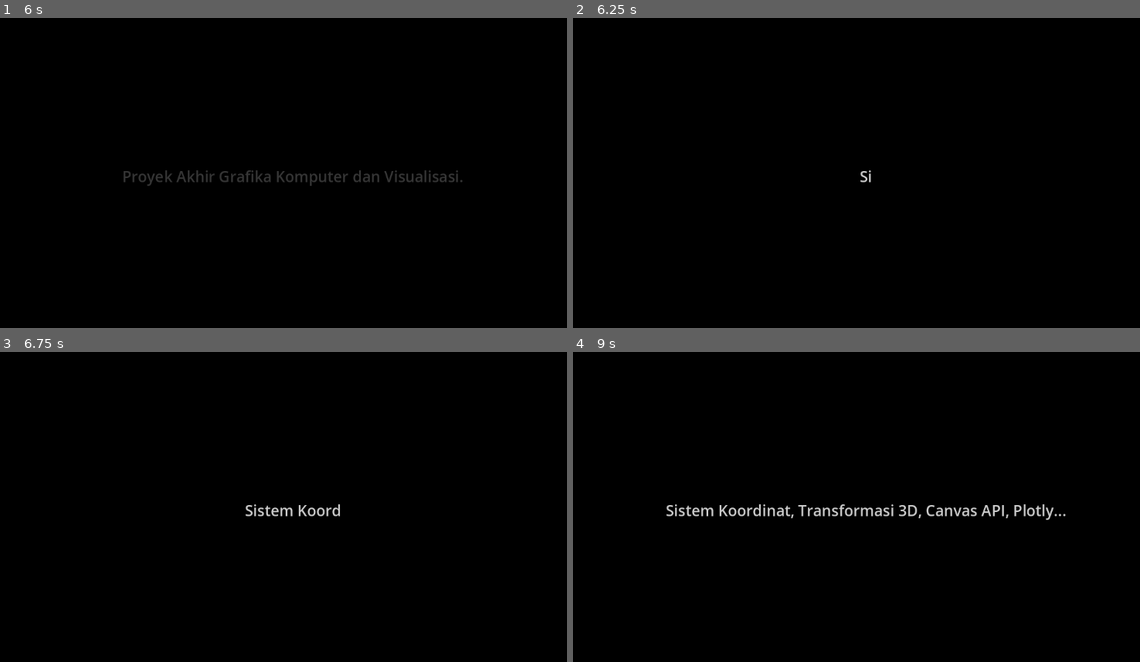
Above: before the commit, frames 1-4 (two rows, left to right).
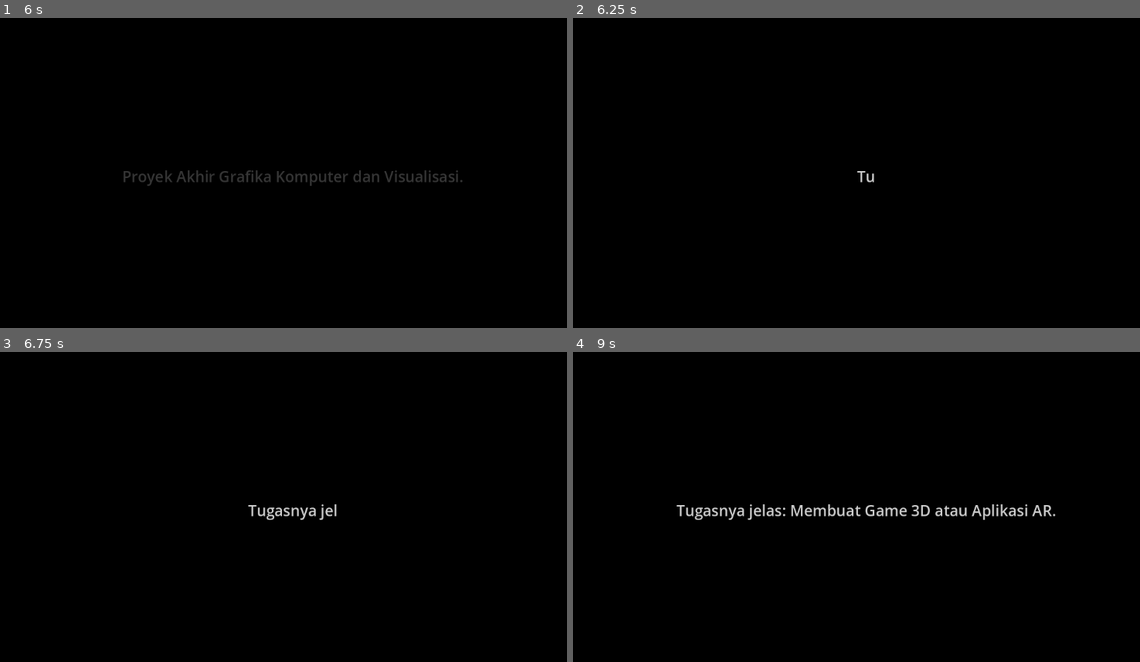
Above: after the commit, the same moments.

Repository: CahyoAditya/Deadline-Slayer-The-Ilham-Effect
Game: Godot game, scene res://Scenes/MainMenu.tscn
The game is run twice, just before and just after one commit, with the same random seed, the same clock (stepped at 60 frames per second) and the same inputs.
Inputs (mouse positions are in pixels of both pictures, inside the frame that each line leads up to):
- Up to frame 1 (6 s): click "New Game" at 0.5 s; click "New Game" at 1.25 s; tap Enter (ui_accept) at 2, 2.27, 5, 5.27 s; move the mouse to (430, 160) at 2.02 s; hold D (move_right) 2.03-2.75 s; hold F (flashlight) 2.03-2.75 s; click (430, 160) at 2.17 s; drag from (170, 194) to (260, 247) at 2.77 s; move the mouse to (357, 101) at 3.52 s; hold D (move_right) 3.53-4.25 s; tap V at 3.6 s; drag from (260, 247) to (107, 123) at 4.27 s; move the mouse to (476, 228) at 5.02 s; hold A (move_left) 5.03-5.75 s; hold E (interact) 5.03-5.75 s; drag from (107, 123) to (198, 89) at 5.77 s
- Up to frame 2 (6.25 s): no input
- Up to frame 3 (6.75 s): move the mouse to (323, 510) at 6.52 s; hold S (move_backward) from 6.53 s (still down); hold F (flashlight) from 6.53 s (still down); click (323, 510) at 6.67 s
- Up to frame 4 (9 s): release S (move_backward) at 7.25 s; release F (flashlight) at 7.25 s; drag from (771, 423) to (743, 528) at 7.27 s; move the mouse to (1003, 494) at 8.02 s; hold W (move_forward) 8.03-8.75 s; tap V at 8.1 s; tap Enter (ui_accept) at 8.27 s; drag from (743, 528) to (833, 581) at 8.77 s

Frame 1 is identical in both runs. In frame 2, less than 0.1% of the frame differs, in the area x 50-54%, y 49-54%; in frame 3, 0.4%; in frame 4, 1.6%, in the area x 16-87%, y 49-55%.

Commit message:
feat: add Vercel deployment pipeline and retro-styled web wrapper for browser-based playability

Diff:
--- a/Scripts/UI/IntroController.gd
+++ b/Scripts/UI/IntroController.gd
@@ -6,13 +6,14 @@
 
 var lines: Array[String] = [
 	"Proyek Akhir Grafika Komputer dan Visualisasi.",
-	"Sistem Koordinat, Transformasi 3D, Canvas API, Plotly...",
+	"Tugasnya jelas: Membuat Game 3D atau Aplikasi AR.",
 	"Batas waktu unggah di CLASS IPB: Malam ini, 23:59.",
-	"Teman sekelompokmu, Calvin, tidak kunjung membalas chat WA.",
-	"Matamu sudah berat. Baterai laptop menipis.",
+	"Teman-teman sekelompokmu: Azka, Adit, dan Calvin...",
+	"Tiba-tiba menghilang tanpa jejak semenjak maghrib tadi.",
+	"Kamu, Ilham, adalah satu-satunya yang tersisa.",
 	"Jika kamu gagal mem-build project Godot ini...",
-	"Bukan hanya IPK-mu yang akan hancur.",
-	"Sesuatu di sudut kamar kosmu... sudah menunggu kelengahanmu."
+	"Bukan hanya IPK kalian berempat yang akan hancur.",
+	"Sesuatu di sudut kamar kosmu... sudah menunggumu."
 ]
 
 var current_line := 0
--- a/Scripts/UI/TerminalUIController.gd
+++ b/Scripts/UI/TerminalUIController.gd
@@ -25,38 +25,39 @@
 	"> Fatal Error: Ketiduran di kelas jam 7 pagi",
 	"> [SIAK] Kamu alfa 4 kali, fix dilarang ikut UAS",
 	"> ALERT: Lupa bayar parkir, kamu jadi buronan tukang parkir rektorat",
-	"> Calvin: 'Bagian lu mana woi? Udah mau deadline nih!'",
-	"> Pak MAA: 'Jangan lupa tugas GKV dikumpulkan di CLASS IPB'",
+	"> [Chat Terakhir Calvin]: 'Ham, gw ke bawah bentar nyari angin...'",
+	"> [Chat Terakhir Azka]: 'Ham, layar gw kok ada yang aneh ya?'",
+	"> [Chat Terakhir Adit]: 'Tolong...'",
 	"> Mengunggah ke CLASS IPB... (Timeout)",
-	"> Compile Godot engine... (Tolong cepetan dong, mau nangis)",
-	"> ERROR: Transformasi 3D mleyot. Matrix error.",
+	"> Compile Godot engine... (Tolong cepetan dong, gw sendirian nih)",
+	"> ERROR: Transformasi 3D mleyot. Titik koordinat hilang, seperti teman-temanmu.",
 	"> Menyeduh kopi sachet ke-5 malam ini...",
-	"> git commit -m 'Tugas GKV Bismillah A amin amin'",
-	"> Azka: 'Kok kode gw merah semua?'",
+	"> git commit -m 'Tugas GKV Bismillah A amin amin (Sendirian)'",
+	"> [LOG] User 'Azka' disconnected unexpectedly.",
 	"> [CLASS IPB] Sesi akan habis dalam 00:07:32",
-	"> ERROR: undefined reference to 'waktu_tidur'",
-	"> Aditya: 'Eh ini pake Canvas API kan?'",
+	"> ERROR: undefined reference to 'kewarasan_ilham'",
+	"> [LOG] User 'Aditya' disconnected unexpectedly.",
 	"> AAS, SNN, EPG mereview tugas kamu... (deg-degan)",
 	"> 'Aduh ini kenapa Weeping Angelnya ngedeketin gw?'",
 	"> Mengirim tugas ke dosen... GAGAL (Koneksi Kosan Mati)",
 	"> Baterai laptop sisa 4%... Charger mana charger!!!",
 	"> [WARNING] Kopi sudah habis, nyawa tersisa 1%",
-	"> 'Kok render Canvas API nya cuma nge-blank putih doang!?'",
-	"> Tugas Pekan 9 belum kelar... malah main game",
+	"> [LOG] User 'Calvin' disconnected unexpectedly.",
+	"> Tugas Pekan 9 belum kelar... malah main game horor",
 	"> ERROR: NullPointerException pada mental_breakdown.gd",
 	"> Mengekstrak file tugas_akhir_gkv_final_bgt_fix_banget_fix.zip",
 	"> OAK: Memory Segmentation Fault (Persis kayak otakmu sekarang)",
 	"> RPL: Use case diagram dicoret dosen, suruh ulang",
 	"> Strukdat: AVL Tree tidak seimbang, IPK lu juga",
 	"> DPP: Tugas lu dicopy temen terus lu yang disalahin",
-	"> [WIFI KOSAN] Koneksi terputus. Nasib jadi anak kos.",
+	"> [WIFI KOSAN] Koneksi terputus. Nasib jadi anak kos yang ditinggal.",
 	"> Mata udah 5 watt, butuh asupan Indomie rebus pake telor ganda",
-	"> AAS: 'Kenapa milih warna UI nya gini?' (Mental Damage +50)",
+	"> AAS: 'Kenapa cuma nama Ilham di laporan kelompok?' (Mental Damage +50)",
 	"> SNN: 'Coba tolong jelaskan baris 42 ini' (Panik luar biasa)",
-	"> EPG: 'Ini kurang interaktif ya' (Padahal udah ngoding 3 hari)",
-	"> Julius: 'Guys, gkv gw error di node modules nih'",
+	"> EPG: 'Ini kurang interaktif ya' (Gimana mau interaktif, ngerjain sendiri!)",
+	"> [Pesan Sistem]: 3 perangkat grup offline. Mulai mode Solo.",
 	"> WARNING: Asam lambung naik akibat telat makan 12 jam",
-	"> Pak MAA: 'Silakan yang mau share screen' (Hening cipta)",
+	"> Pak MAA: 'Silakan kelompok 5 share screen' (Hening cipta, Ilham sendirian)",
 ]
 
 func _ready() -> void:
Not shown, added: web_wrapper/vercel.json
Not shown, added: .github/workflows/deploy_vercel.yml
Not shown, added: web_wrapper/index.html
Not shown, added: web_wrapper/style.css
